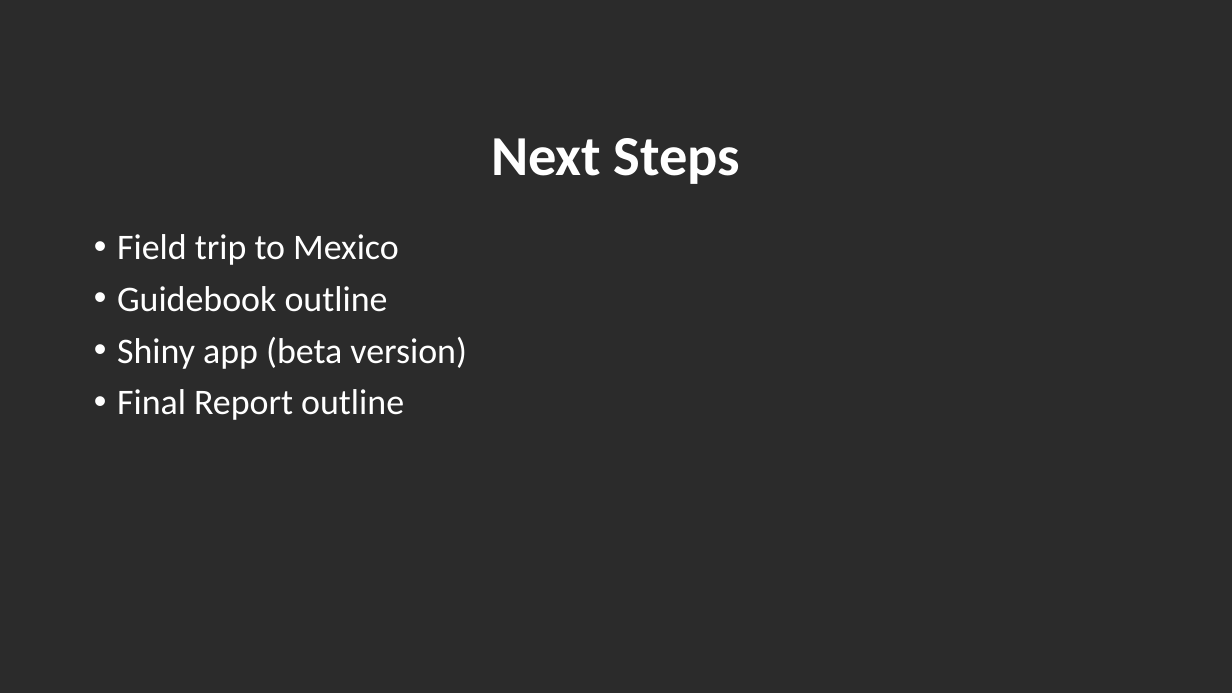
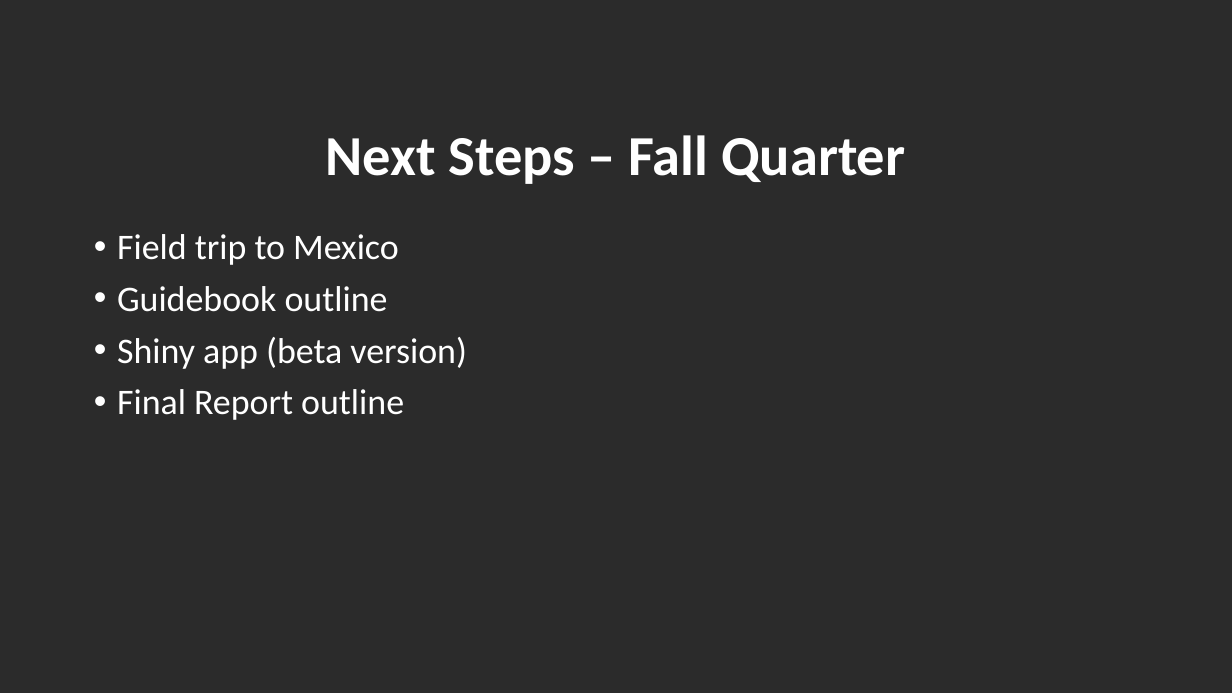
Before and after one commit to turfeffect/Docs, a slide deck: slide 9 of Presentations/Fall Review Meeting/A FRAMEWORK TO EVALUATE MARINE RESERVES IN MEXICO.pptx. Drawn at 1232x693 pixels with LibreOffice and Linux fonts; fonts in the diff are those of the drawing; background and template pictures are left out; a plain dark background stands for a picture behind light text. Boxes give left, top, right and bottom in pixels: in the first picture for what was removed or moved away, otherwise in the second. Text is boxed around its words. In the diff, an @@ line names an element or a change of style, - is before the commit and + after.

```diff
--- a/Presentations/Fall Review Meeting/A FRAMEWORK TO EVALUATE MARINE RESERVES IN MEXICO.pptx
+++ b/Presentations/Fall Review Meeting/A FRAMEWORK TO EVALUATE MARINE RESERVES IN MEXICO.pptx
@@ title at (326, 135, 905, 184): text changed @@
-Next Steps
+Next Steps – Fall Quarter
```
Also in this commit, not shown: 4 other slides changed, 4 slides added, 3 slides removed.
